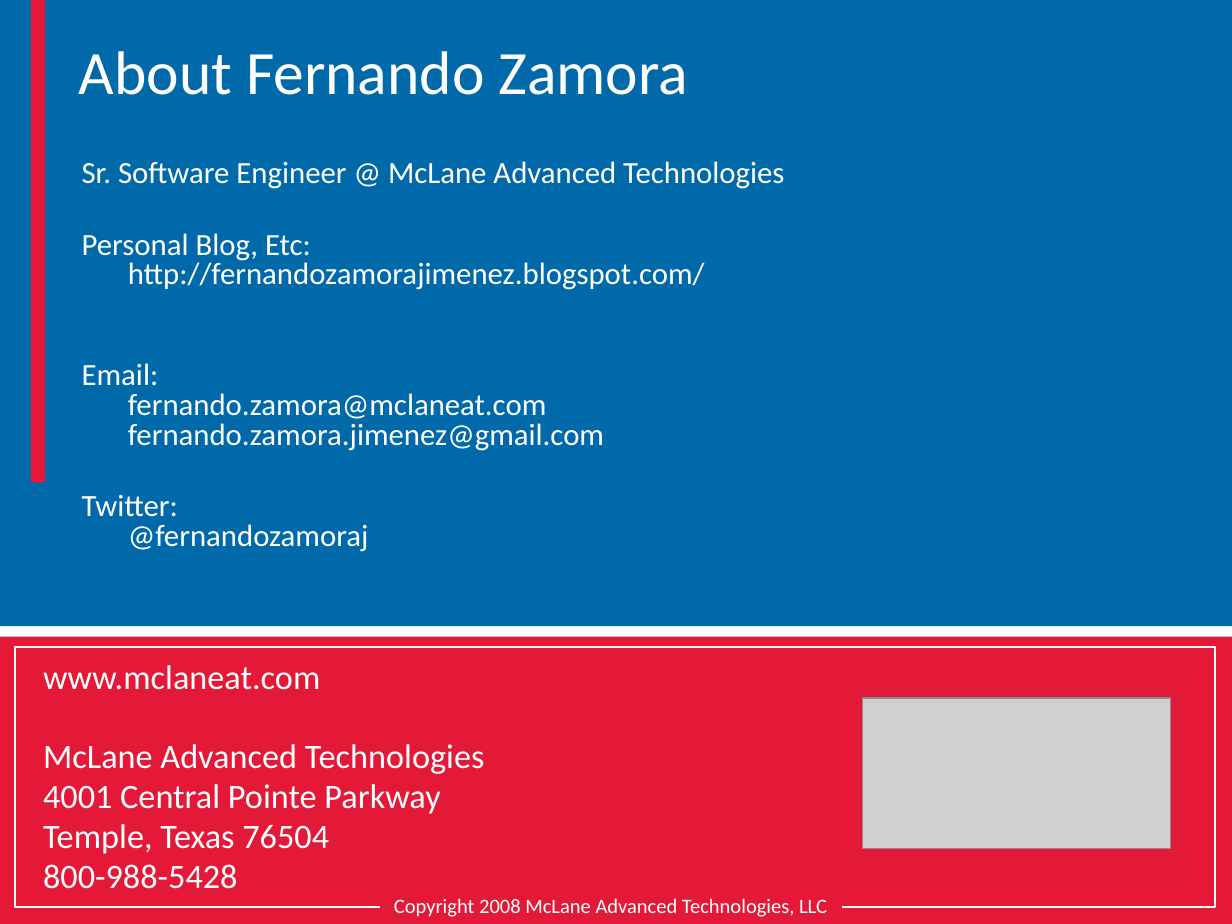
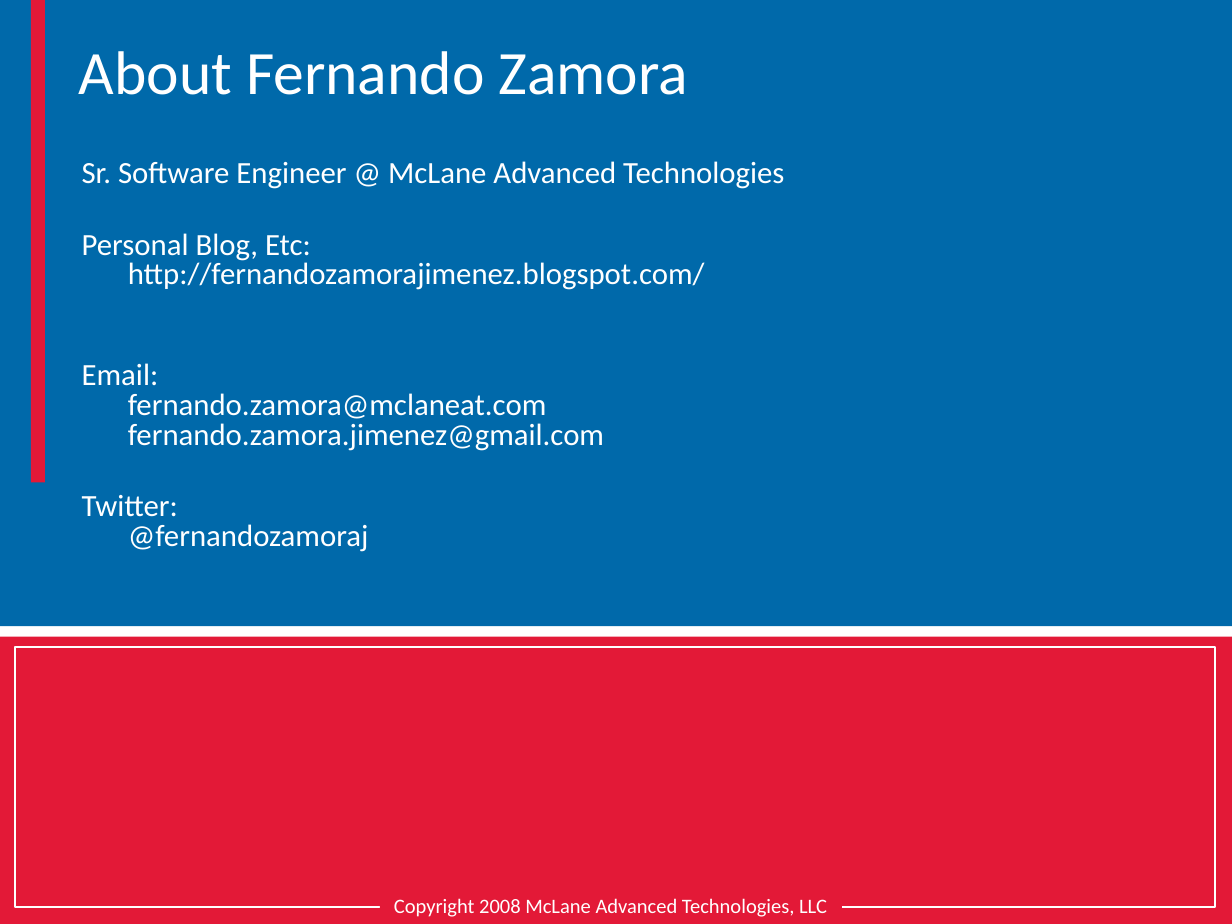
Before and after one commit to fernandozamoraj/Clean-Code-Presentation, a slide deck: slide 19 of Clean Code.pptx. Drawn at 1232x924 pixels with LibreOffice and Linux fonts; fonts in the diff are those of the drawing; grey boxes stand for pictures; background and template pictures are left out. Boxes give left, top, right and bottom in pixels: in the first picture for what was removed or moved away, otherwise in the second. Text is boxed around its words. In the diff, an @@ line names an element or a change of style, - is before the commit and + after.

```diff
--- a/Clean Code.pptx
+++ b/Clean Code.pptx
@@ text removed at [43, 665, 485, 889] @@
-www.mclaneat.com
-McLane Advanced Technologies
-4001 Central Pointe Parkway
-Temple, Texas 76504
-800-988-5428
@@ picture removed at [862, 699, 1170, 849] @@
```
Also in this commit, not shown: 4 other slides changed.
